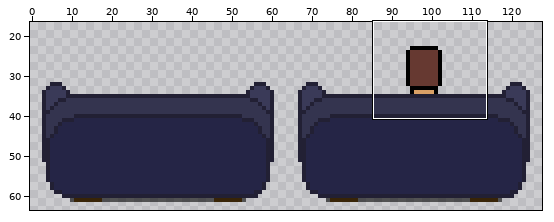
Sprite sheet, stored at sprites/Sofa_64x.png. Above, an overview of the earlier version with the close-up marked.
Close-up. Earlier state:
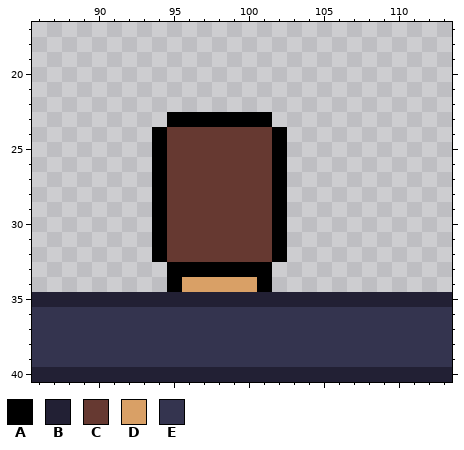
The file is 128x64 pixels. Shown: x 86..113, y 17..40. The wide view leaves out empty margins.
Palette (. is transparent): A #000000  B #222034  C #663931  D #d9a066  E #34344f
Pixels before, first column x 86:
23 .........AAAAAAA............
24 ........ACCCCCCCA...........
25 ........ACCCCCCCA...........
26 ........ACCCCCCCA...........
27 ........ACCCCCCCA...........
28 ........ACCCCCCCA...........
29 ........ACCCCCCCA...........
30 ........ACCCCCCCA...........
31 ........ACCCCCCCA...........
32 ........ACCCCCCCA...........
33 .........AAAAAAA............
34 .........ADDDDDA............
35 BBBBBBBBBBBBBBBBBBBBBBBBBBBB
36 EEEEEEEEEEEEEEEEEEEEEEEEEEEE
37 EEEEEEEEEEEEEEEEEEEEEEEEEEEE
38 EEEEEEEEEEEEEEEEEEEEEEEEEEEE
39 EEEEEEEEEEEEEEEEEEEEEEEEEEEE
40 BBBBBBBBBBBBBBBBBBBBBBBBBBBB
New version:
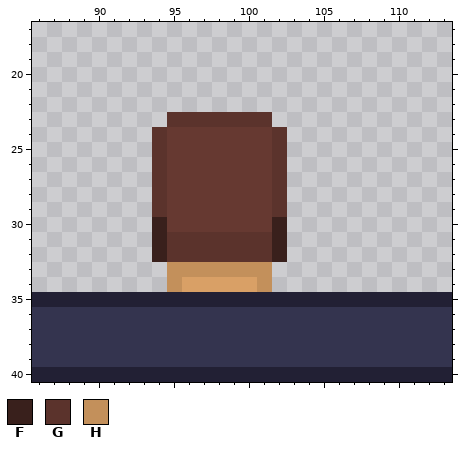
Colours new in this view: F #39201c  G #5b332c  H #c3905b
The exact change:
y 23: x 95..101 AAAAAAA -> GGGGGGG
y 24..29: x 94 A -> G; x 102 A -> G
y 30: x 94 A -> F; x 102 A -> F
y 31..32: x 94..102 ACCCCCCCA -> FGGGGGGGF
y 33: x 95..101 AAAAAAA -> HHHHHHH
y 34: x 95 A -> H; x 101 A -> H
Boxes around the changes in both close-ups, in picture pixels (x1, y1, x2, y2):
changed: (152, 112, 287, 292)
